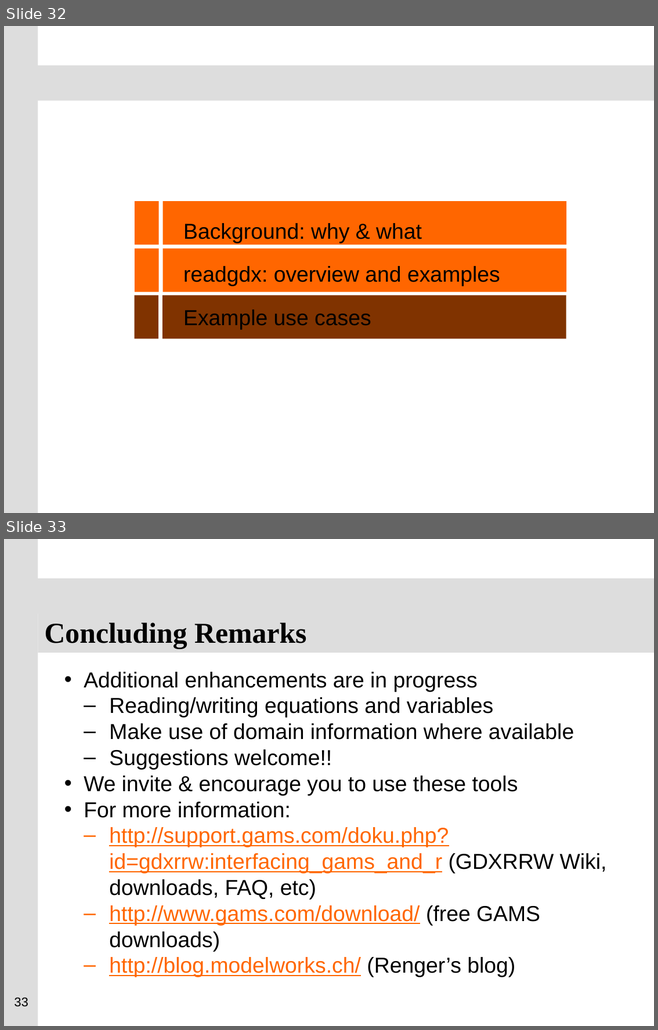
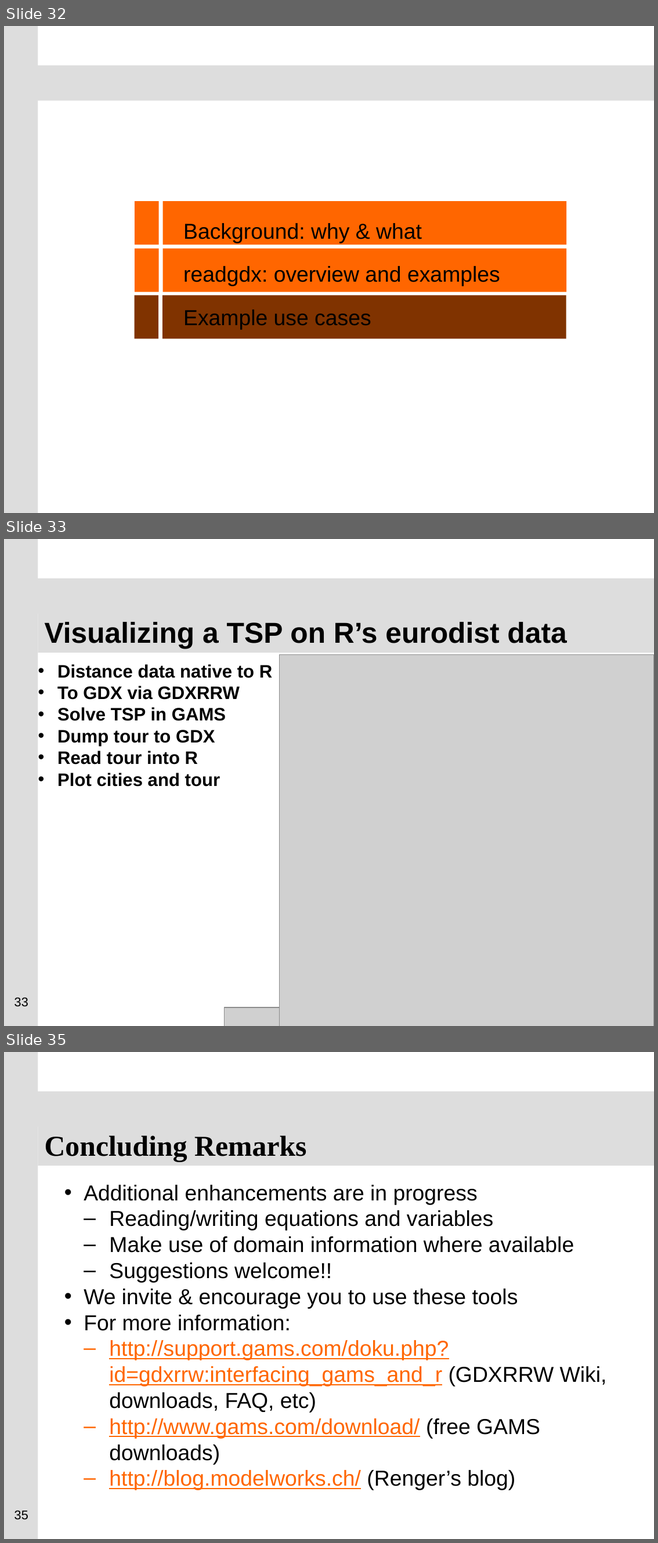
Before and after one commit to GAMS-dev/gdxrrw, a slide deck: sandbox/ISMP_Berlin_2012_GDXRRW.pptx. Shown one above the other, each under a label of ours: slides 32 and 33 before the commit, slides 32, 33 and 35 after it; the slides between them are not shown. The pictures are 658x1030 and 658x1543 pixels, drawn with LibreOffice and Linux fonts; fonts in the diff are those of the drawing; grey boxes stand for pictures; background and template pictures are left out. Boxes give left, top, right and bottom in pixels: in the first picture for what was removed or moved away, otherwise in the second. Text is boxed around its words. In the diff, an @@ line names an element or a change of style, - is before the commit and + after.

Commit message:
talk progress

```diff
--- a/sandbox/ISMP_Berlin_2012_GDXRRW.pptx
+++ b/sandbox/ISMP_Berlin_2012_GDXRRW.pptx
@@ slide 33 added at bbox=[4, 539, 654, 1026], background #FFFFFF; not listed: 2 template elements that a slide beside it also shows @@
@@ title added at bbox=[38, 610, 654, 653], fill #DDDDDD, 32 pt, text #000000, bold @@
+Visualizing a TSP on R’s eurodist data
@@ picture added at bbox=[280, 654, 654, 1026] @@
@@ text added at bbox=[57, 664, 272, 787], 20 pt, text #000000, bold @@
+• Distance data native to R
+• To GDX via GDXRRW
+• Solve TSP in GAMS
+• Dump tour to GDX
+• Read tour into R
+• Plot cities and tour
@@ page number added at bbox=[14, 997, 28, 1007], 14 pt, text #000000 @@
+33
@@ picture added at bbox=[224, 1008, 603, 1026] @@
@@ what was slide 33 is now slide 35 @@
@@ page number at bbox=[14, 1510, 28, 1520]: text changed @@
-33
+35
```
Also in this commit, not shown: 1 other slide added.
